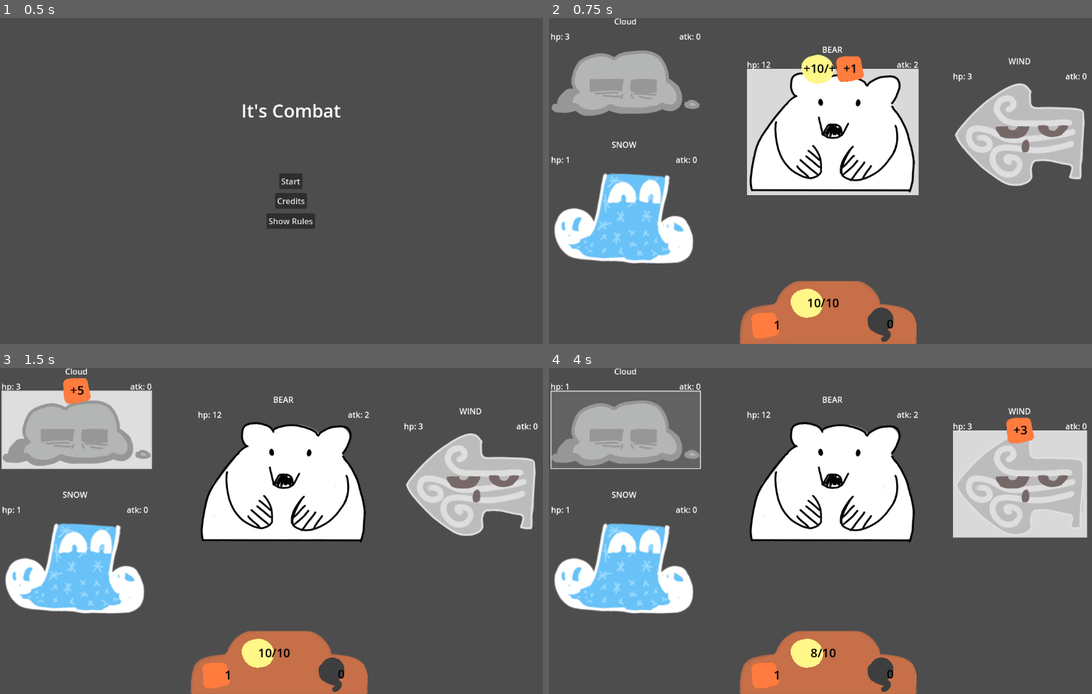
Above: before the commit, frames 1-4 (two rows, left to right).
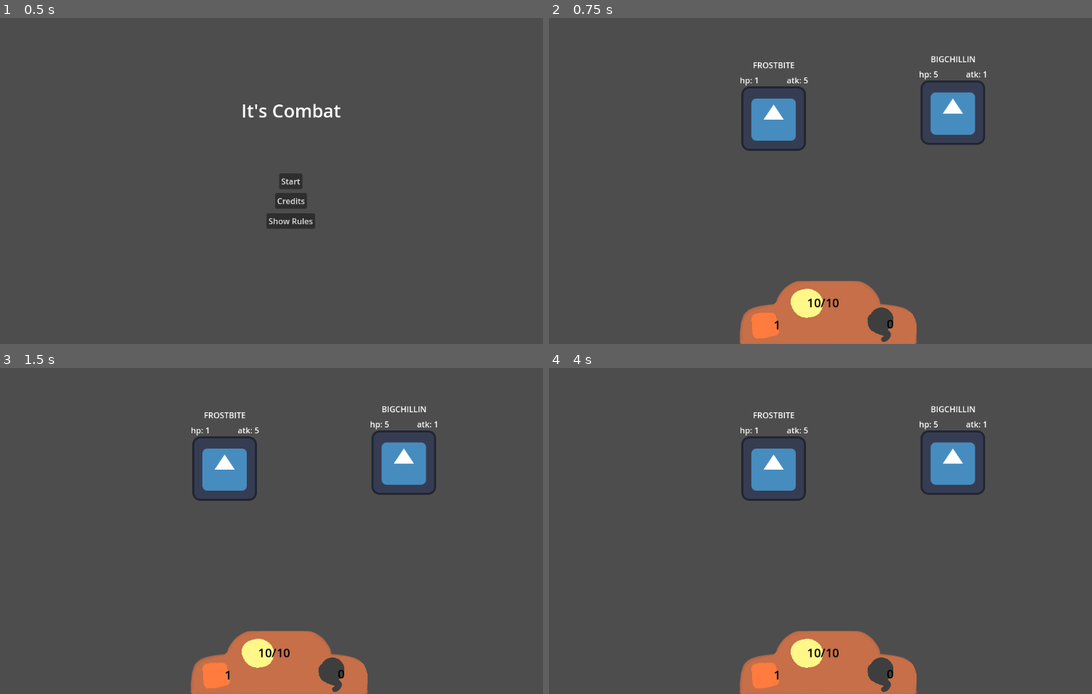
Above: after the commit, the same moments.

Repository: alex-mike-mark-again/godot-combat
Game: Godot game, scene res://main_menu.tscn
Two runs of this game, one before a commit and one after it. Both use one fixed random seed, a clock stepped at 60 frames per second and the inputs below. The engine's default icon, where the game draws it, is replaced by a stand-in: a white triangle on a blue panel in a dark square.
Inputs (mouse positions are in pixels of both pictures, inside the frame that each line leads up to):
- Up to frame 1 (0.5 s): no input
- Up to frame 2 (0.75 s): click "Start" at 0.5 s
- Up to frame 3 (1.5 s): click (76, 429) at 1.27 s
- Up to frame 4 (4 s): click (625, 429) at 2.02 s; click (625, 429) at 2.77 s; tap Enter at 3.5 s; move the mouse to (967, 514) at 3.52 s

Frame 1 is identical in both runs. In frame 2, 28% of the frame differs, in the area x 0-100%, y 0-76%; in frame 3, 28%; in frame 4, 29%, in the area x 0-100%, y 0-89%.

Commit message:
New stages begin

Diff:
--- a/battle_manager.gd
+++ b/battle_manager.gd
@@ -13,9 +13,9 @@
 #	"res://troops/three_dudes.tscn",
 #	"res://troops/one_dude.tscn",
 #	"res://troops/two_dudes.tscn",
-	"res://troops/stage1.tscn",
-	"res://troops/stage2.tscn",
-	"res://troops/stage3.tscn",
+	"res://troops/stage1b.tscn",
+	"res://troops/stage2b.tscn",
+#	"res://troops/stage3.tscn",
 ]
 
 func _ready():
--- a/stat_icon.gd
+++ b/stat_icon.gd
@@ -1,6 +1,6 @@
 extends TextureRect
 
-# also use colours from our pallete
+# TODO: also use colours from our pallete
 func play_delta_anim(delta: int):
 	var x = $current_label/delta_label.duplicate()
 	$current_label.add_child(x)
--- /dev/null
+++ b/troops/stage1b.tscn
@@ -0,0 +1,27 @@
+[gd_scene load_steps=3 format=3 uid="uid://5tr7ixvlx0ws"]
+
+[ext_resource type="Script" path="res://troops/troop.gd" id="1_0iy2c"]
+[ext_resource type="PackedScene" uid="uid://d15w3qccq2gc8" path="res://enemies/enemy.tscn" id="2_lx3o8"]
+
+[node name="stage1b" type="Control"]
+layout_mode = 3
+anchors_preset = 0
+script = ExtResource("1_0iy2c")
+
+[node name="BIGCHILLIN" parent="." instance=ExtResource("2_lx3o8")]
+offset_left = 733.0
+offset_top = 120.0
+offset_right = 733.0
+offset_bottom = 120.0
+buff_hp = 6
+buff_max_hp = 5
+atk = 1
+maxHp = 5
+
+[node name="FROSTBITE" parent="." instance=ExtResource("2_lx3o8")]
+offset_left = 378.0
+offset_top = 132.0
+offset_right = 378.0
+offset_bottom = 132.0
+buff_atk = 4
+atk = 5
--- /dev/null
+++ b/troops/stage2b.tscn
@@ -0,0 +1,36 @@
+[gd_scene load_steps=3 format=3 uid="uid://corf8pv8y5cvy"]
+
+[ext_resource type="Script" path="res://troops/troop.gd" id="1_v8mqf"]
+[ext_resource type="PackedScene" uid="uid://d15w3qccq2gc8" path="res://enemies/enemy.tscn" id="2_n81ra"]
+
+[node name="stage2b" type="Control"]
+layout_mode = 3
+anchors_preset = 0
+script = ExtResource("1_v8mqf")
+
+[node name="SLUSHDROP1" parent="." instance=ExtResource("2_n81ra")]
+modulate = Color(0.780392, 0.780392, 1, 0.792157)
+offset_left = 728.0
+offset_top = 131.0
+offset_right = 728.0
+offset_bottom = 131.0
+buff_hp = 3
+atk = 1
+maxHp = 5
+
+[node name="HAILSTONE1" parent="." instance=ExtResource("2_n81ra")]
+modulate = Color(0.678431, 0.678431, 0.678431, 1)
+offset_left = 360.0
+offset_top = 333.0
+offset_right = 360.0
+offset_bottom = 333.0
+buff_atk = 2
+atk = 1
+
+[node name="GUST" parent="." instance=ExtResource("2_n81ra")]
+offset_left = 948.0
+offset_top = 121.0
+offset_right = 948.0
+offset_bottom = 121.0
+buff_hp = 2
+buff_max_hp = 2
